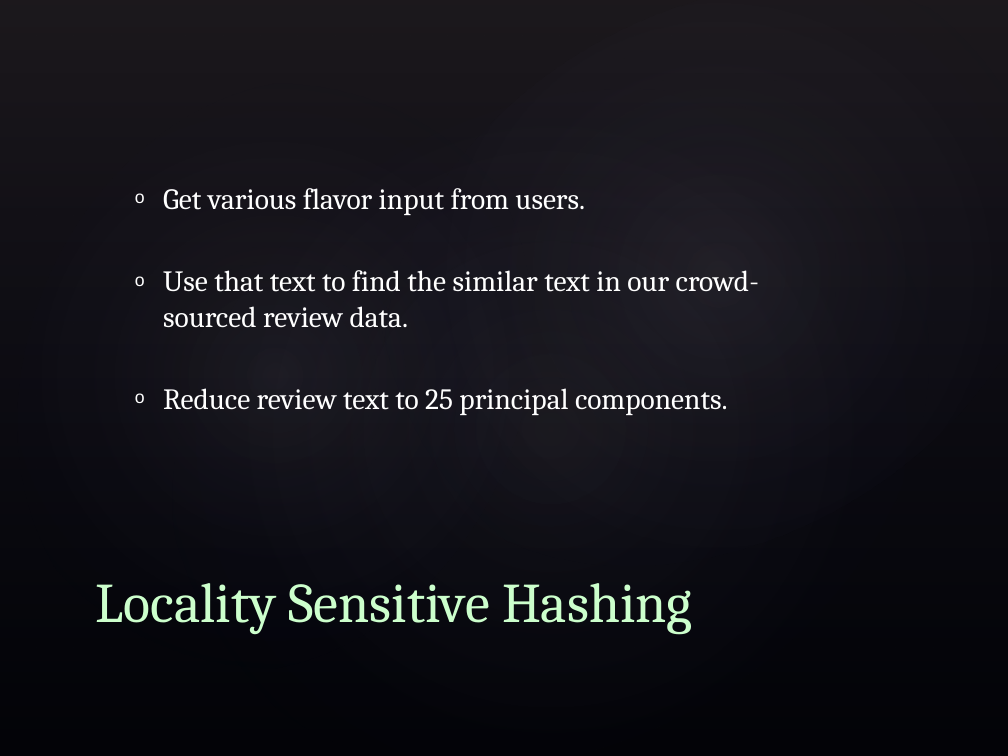
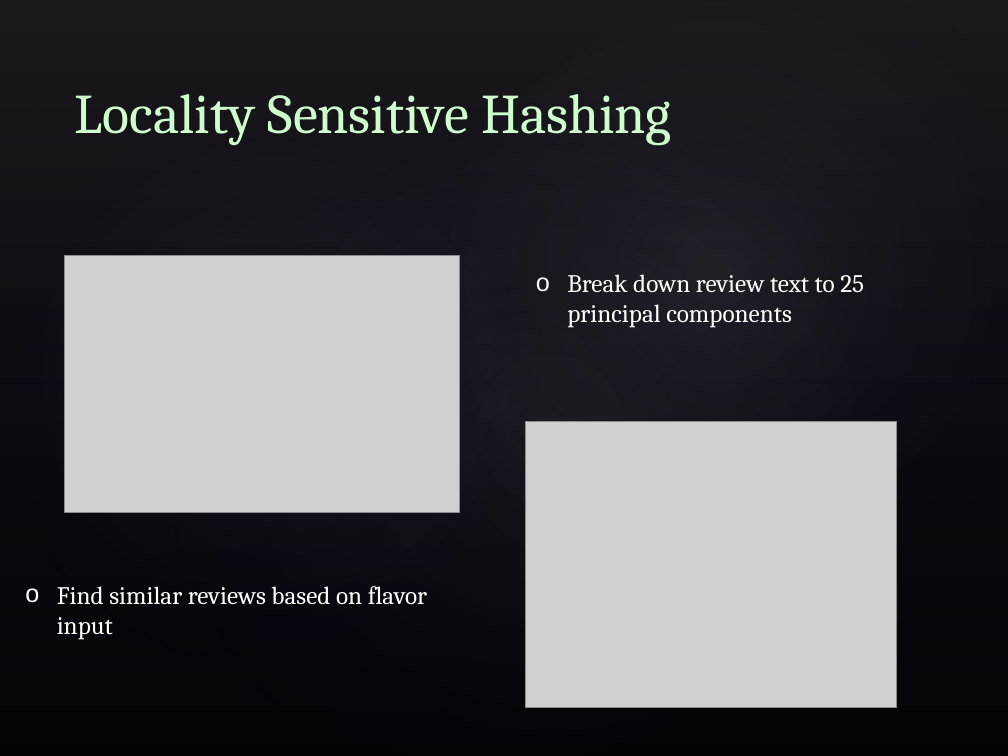
Before and after one commit to jodzi/flavor_fave, a slide deck: slide 6 of kojak_presentation.pptx (slide 8 before the commit). Drawn at 1008x756 pixels with LibreOffice and Linux fonts; fonts in the diff are those of the drawing; grey boxes stand for pictures; background and template pictures are left out. Boxes give left, top, right and bottom in pixels: in the first picture for what was removed or moved away, otherwise in the second. Text is boxed around its words. In the diff, an @@ line names an element or a change of style, - is before the commit and + after.

```diff
--- a/kojak_presentation.pptx
+++ b/kojak_presentation.pptx
@@ title "Locality Sensitive Hashing": place and size @@
-title "Locality Sensitive Hashing" at (96,583,693,634)
+title "Locality Sensitive Hashing" at (75,94,672,146)
@@ text removed at (163,188,759,415) @@
-o Get various flavor input from users.
-o Use that text to find the similar text in our crowd-sourced review data.
-o Reduce review text to 25 principal components.
@@ picture added at (65,256,460,512) @@
@@ text added at (567,274,864,328), 18 pt, text #FFFFFF @@
+o Break down review text to 25 principal components
@@ picture added at (526,421,897,708) @@
@@ text added at (57,586,427,640), 18 pt, text #FFFFFF @@
+o Find similar reviews based on flavor input
```
Also in this commit, not shown: 4 other slides changed, 1 slide added, 3 slides removed.
